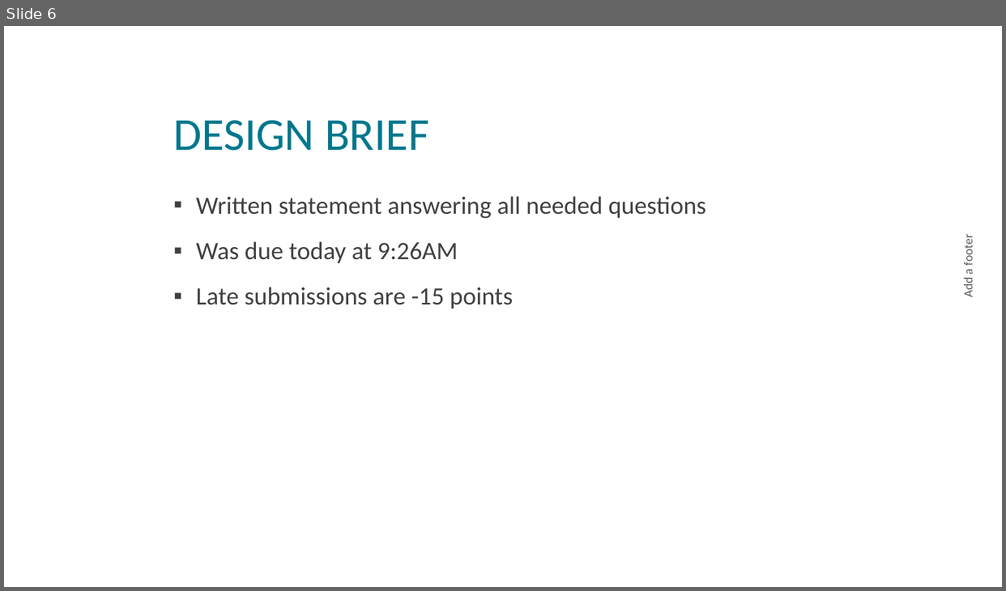
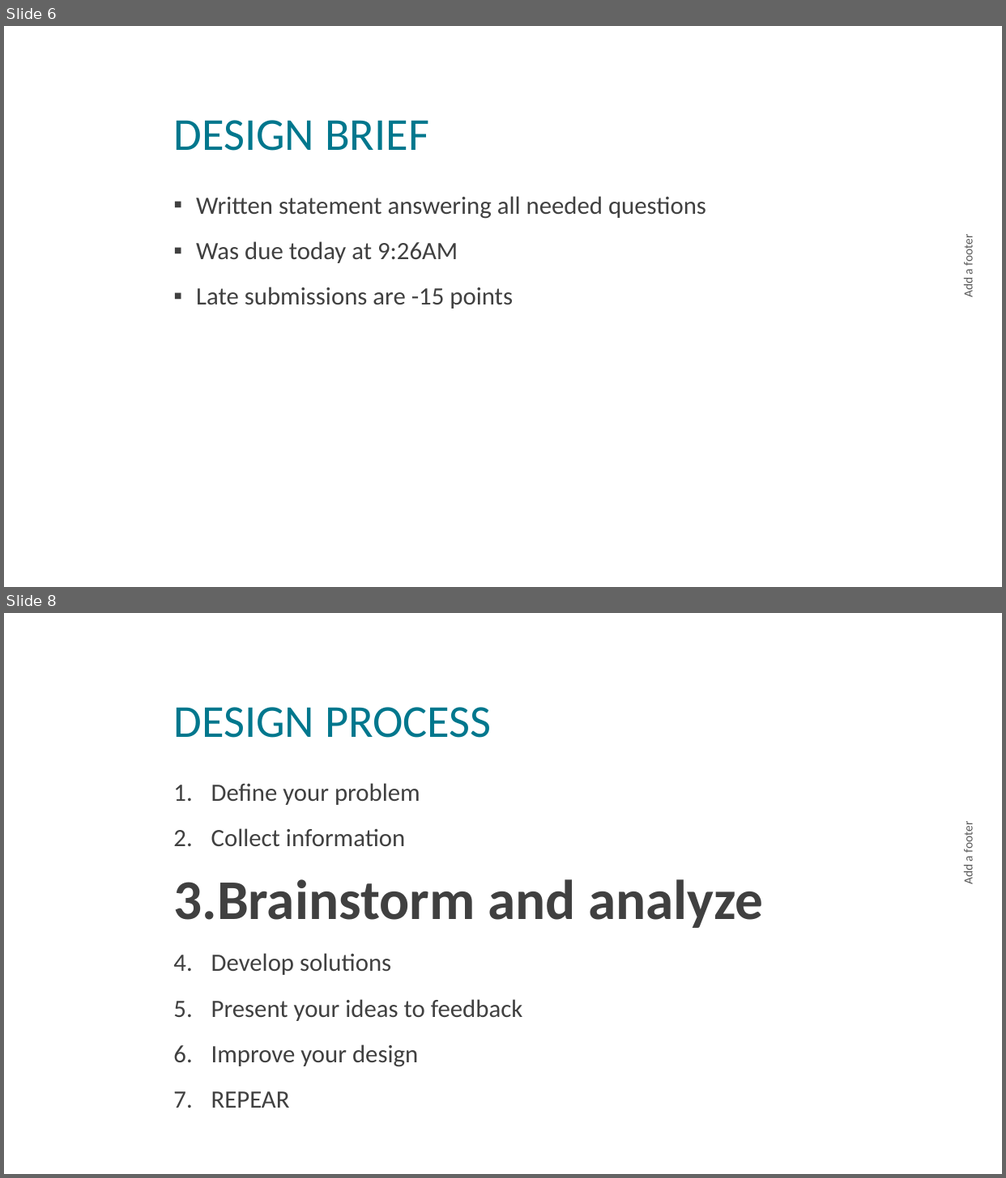
Before and after one commit to nickvertucci/Technology-Education-Curriculum, a slide deck: High School/Design and Drawing for Production/Unit 10 - Puzzle Cube Design Challenge/Section 1 - The Puzzle Cube Design Challenge/Assets/Unit10S1 - Puzzle Cube Design Challenge.pptx. Shown one above the other, each under a label of ours: slide 6 before the commit, slides 6 and 8 after it; the slides between them are not shown. The pictures are 1006x591 and 1006x1178 pixels, drawn with LibreOffice and Linux fonts; fonts in the diff are those of the drawing; background and template pictures are left out. Boxes give left, top, right and bottom in pixels: in the first picture for what was removed or moved away, otherwise in the second. Text is boxed around its words. In the diff, an @@ line names an element or a change of style, - is before the commit and + after.

```diff
--- a/High School/Design and Drawing for Production/Unit 10 - Puzzle Cube Design Challenge/Section 1 - The Puzzle Cube Design Challenge/Assets/Unit10S1 - Puzzle Cube Design Challenge.pptx
+++ b/High School/Design and Drawing for Production/Unit 10 - Puzzle Cube Design Challenge/Section 1 - The Puzzle Cube Design Challenge/Assets/Unit10S1 - Puzzle Cube Design Challenge.pptx
@@ slide 8 added at (x1=4, y1=613, x2=1002, y2=1174), background picture (left out) @@
@@ title added at (x1=173, y1=707, x2=492, y2=738), 44 pt, text #00778D @@
+DESIGN PROCESS
@@ text added at (x1=173, y1=828, x2=763, y2=1108), 24 pt, text #404040 @@
+1. Define your problem
+2. Collect information
+3. Brainstorm and analyze
+4. Develop solutions
+5. Present your ideas to feedback
+6. Improve your design
+7. REPEAR
@@ text added at (x1=961, y1=826, x2=976, y2=884), 12 pt, text #595959 @@
+Add a footer
```
Also in this commit, not shown: 1 slide changed, 1 other slide added, 34 other files.
